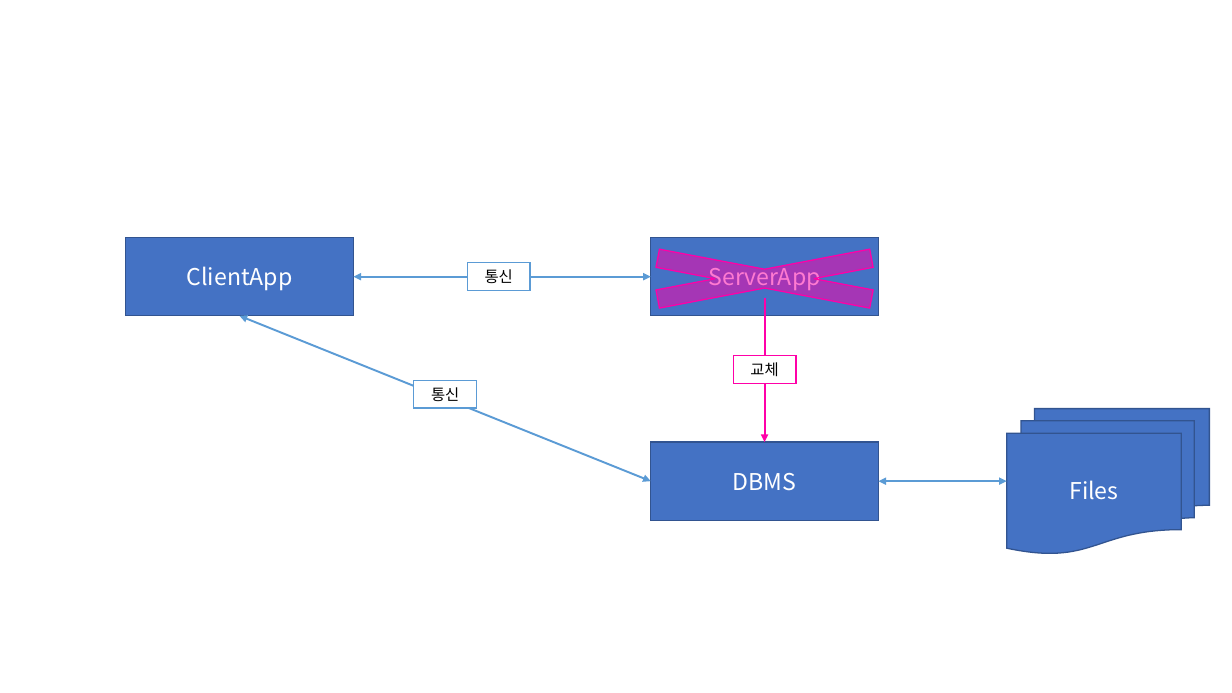
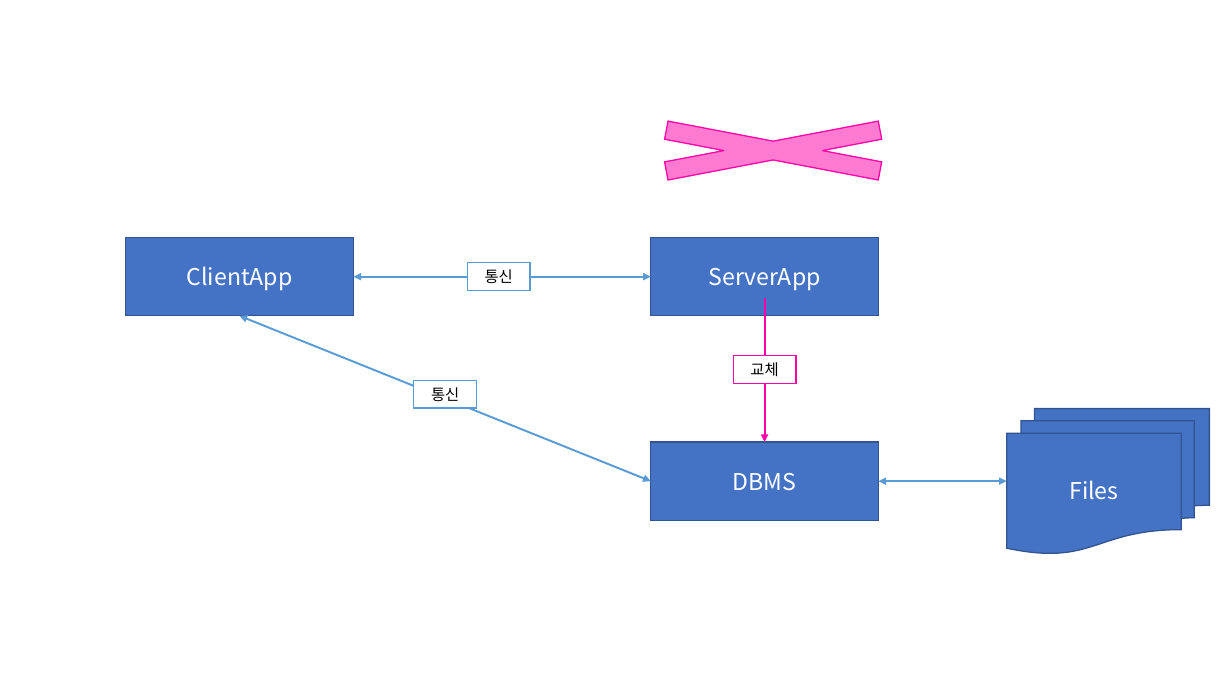
Before and after one commit to Dingadung/2022-study-workspace, a slide deck: slide 4 of study-note/자바/2022-08-29 내용정리.pptx. Drawn at 1232x693 pixels with LibreOffice and Linux fonts; fonts in the diff are those of the drawing. Boxes give left, top, right and bottom in pixels: in the first picture for what was removed or moved away, otherwise in the second. Text is boxed around its words. In the diff, an @@ line names an element or a change of style, - is before the commit and + after.

```diff
--- a/study-note/자바/2022-08-29 내용정리.pptx
+++ b/study-note/자바/2022-08-29 내용정리.pptx
@@ cross: place and size @@
-cross at <box>559,239,970,318</box>
+cross at <box>567,112,979,190</box>
```
Also in this commit, not shown: 5 other files.
